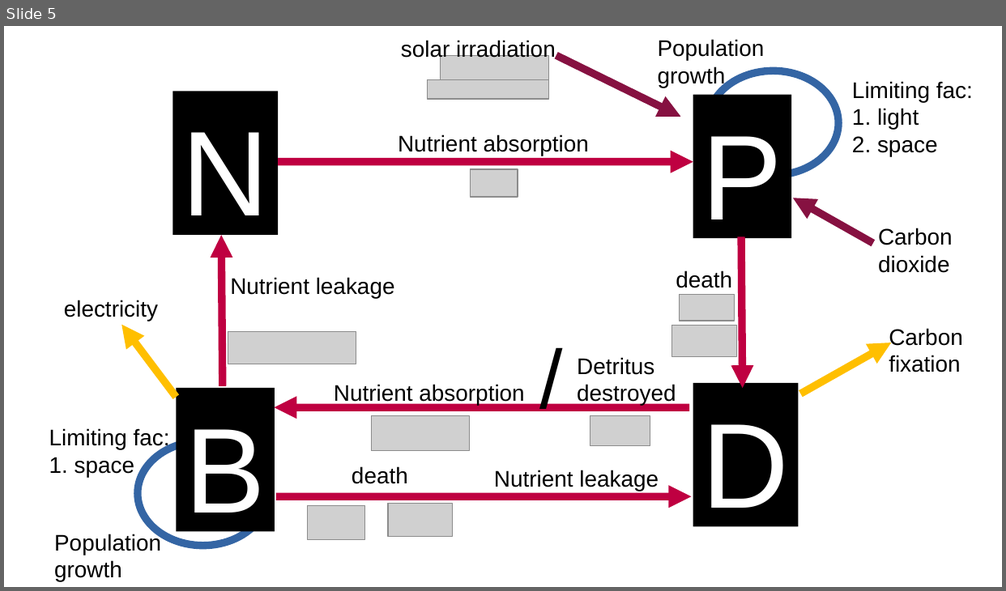
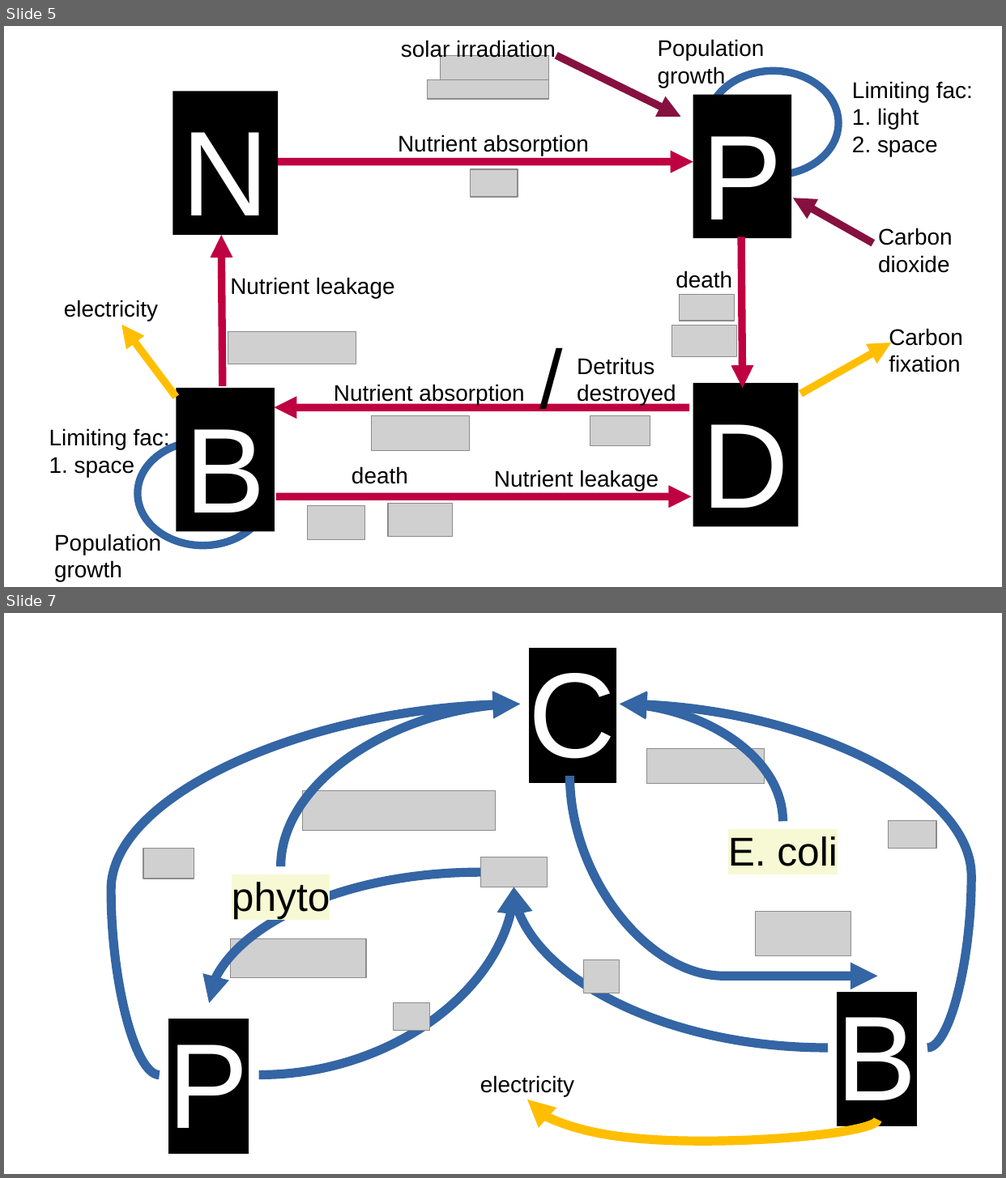
Before and after one commit to ph-u/PhyBac_C-Capture, a slide deck: sandbox/diagrams.odp. Shown one above the other, each under a label of ours: slide 5 before the commit, slides 5 and 7 after it; the slides between them are not shown. The pictures are 1006x591 and 1006x1178 pixels, drawn with LibreOffice and Linux fonts; fonts in the diff are those of the drawing; grey boxes stand for pictures. Boxes give left, top, right and bottom in pixels: in the first picture for what was removed or moved away, otherwise in the second. Text is boxed around its words. In the diff, an @@ line names an element or a change of style, - is before the commit and + after.

```diff
--- a/sandbox/diagrams.odp
+++ b/sandbox/diagrams.odp
@@ slide 7 added at box(4, 613, 1002, 1174), background #FFFFFF @@
@@ text added at box(529, 673, 616, 778), 96 pt, text #FFFFFF @@
+C
@@ curved arrow added from (160, 1076) to (520, 705), #3465A4 7.2 pt @@
@@ curved arrow added from (281, 867) to (520, 705), #3465A4 7.2 pt @@
@@ curved arrow added from (927, 1049) to (620, 705), #3465A4 7.2 pt @@
@@ curved arrow added from (782, 821) to (620, 705), #3465A4 7.2 pt @@
@@ picture added at box(647, 749, 765, 784) @@
@@ curved arrow added from (570, 776) to (878, 976), #3465A4 7.2 pt @@
@@ picture added at box(303, 790, 496, 830) @@
@@ picture added at box(889, 820, 937, 849) @@
@@ picture added at box(143, 849, 194, 879) @@
@@ text added at box(728, 837, 837, 867), 32 pt, text #000000 @@
+E. coli
@@ curved arrow added from (480, 872) to (210, 1003), #3465A4 7.2 pt @@
@@ picture added at box(480, 858, 548, 888) @@
@@ text added at box(232, 882, 330, 918), 32 pt, text #000000 @@
+phyto
@@ curved arrow added from (259, 1076) to (513, 888), #3465A4 7.2 pt @@
@@ curved arrow added from (828, 1049) to (513, 888), #3465A4 7.2 pt @@
@@ picture added at box(756, 912, 850, 956) @@
@@ picture added at box(230, 939, 366, 978) @@
@@ picture added at box(583, 960, 620, 994) @@
@@ picture added at box(394, 1003, 429, 1030) @@
@@ text added at box(837, 1017, 917, 1122), 96 pt, text #FFFFFF @@
+B
@@ text added at box(168, 1045, 249, 1128), 96 pt, text #FFFFFF @@
+P
@@ text added at box(480, 1076, 574, 1097), 18 pt, text #000000 @@
+electricity
@@ curved arrow added from (878, 1120) to (527, 1100), #FFBF00 7.2 pt @@
```
Also in this commit, not shown: 2 other files.
